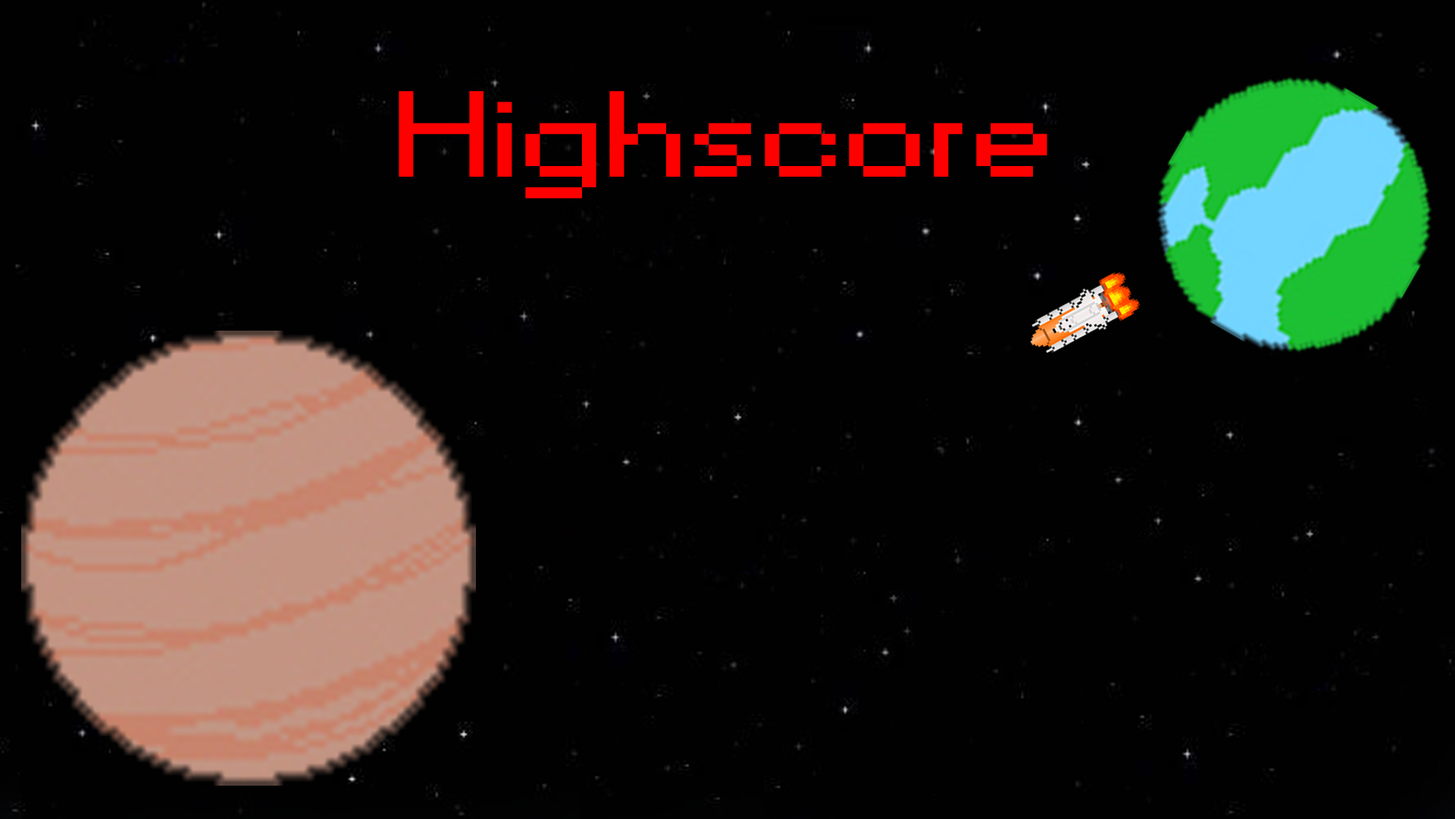
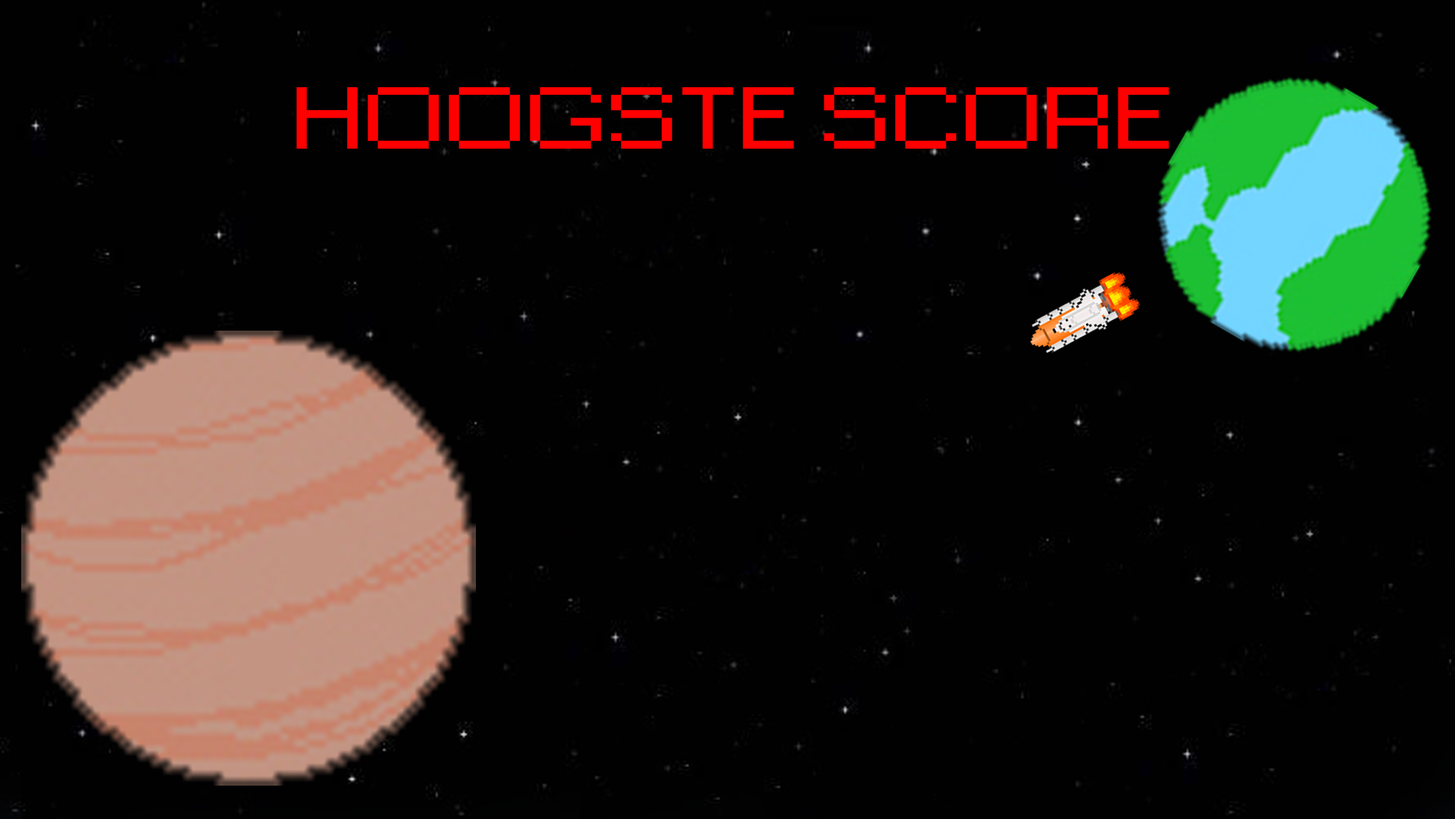
Layers edited between the first and the second 1455×819 image:
renamed "Highscore" to "HOOGSTE SCORE", painted on it over 296, 87, 1170, 199
